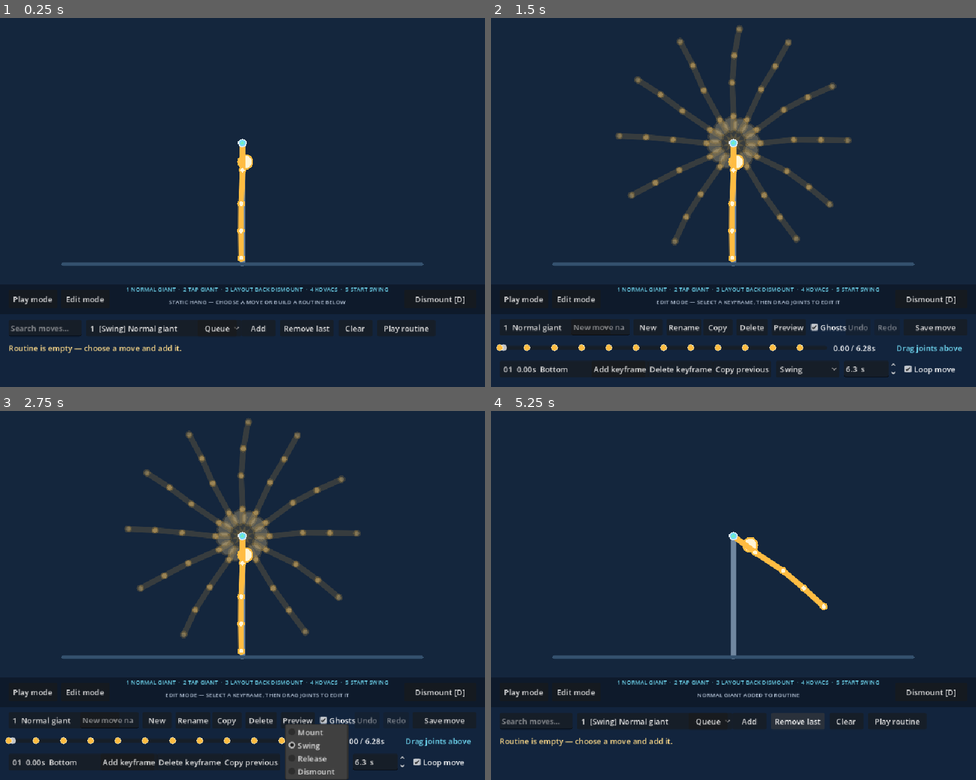
Above: before the commit, frames 1-4 (two rows, left to right).
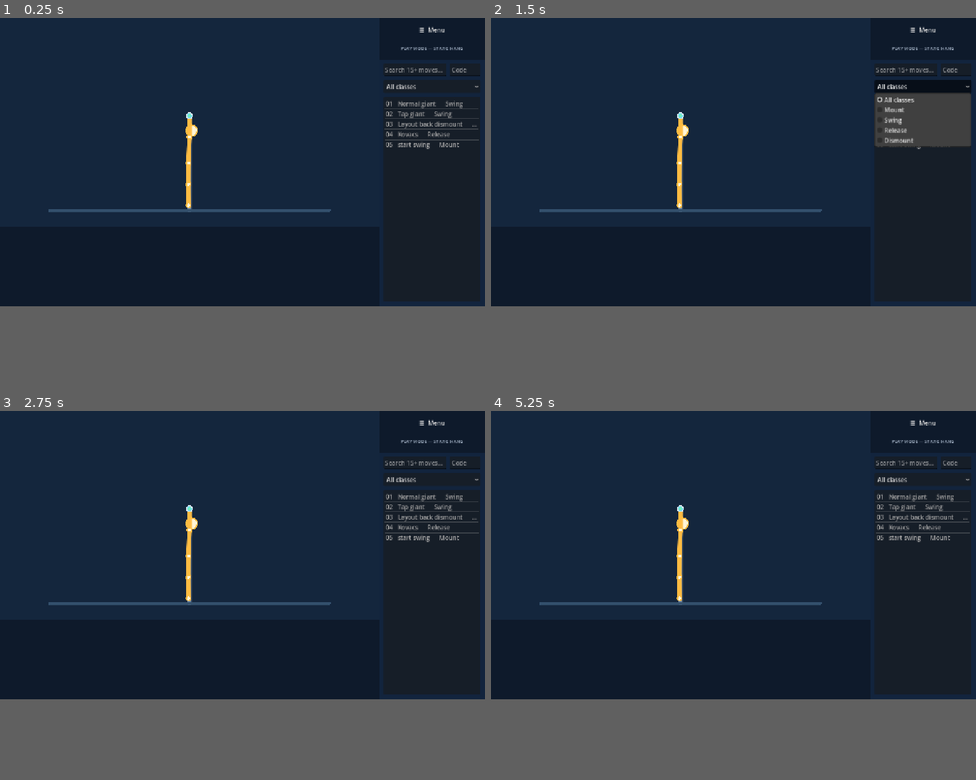
Above: after the commit, the same moments.

Repository: waynelaker/Stick-
Game: Godot game, scene res://main.tscn
Two runs of this game, one before a commit and one after it. Both use one fixed random seed, a clock stepped at 60 frames per second and the inputs below.
Inputs (mouse positions are in pixels of both pictures, inside the frame that each line leads up to):
- Up to frame 1 (0.25 s): no input
- Up to frame 2 (1.5 s): click (578, 298) at 0.5 s, where only the run before the commit has a clickable "Edit mode"; click (922, 106) at 1.25 s, where only the run after the commit has a clickable "All classes"
- Up to frame 3 (2.75 s): click (315, 761) at 2 s, where only the run before the commit has a clickable "Swing"
- Up to frame 4 (5.25 s): click (524, 691) at 2.75 s, where only the run before the commit has a clickable "Play mode"; click (709, 720) at 3.5 s, where only the run before the commit has a clickable "Queue"; click (748, 720) at 4.25 s, where only the run before the commit has a clickable "Add"; click (796, 720) at 5 s, where only the run before the commit has a clickable "Remove last"
The window is 800x608 before the commit and 800x475 after it. Grey fills any space a smaller window leaves; there, only what the larger window draws over its background counts as a difference.

The runs differ from the first frame. In frame 1, 5.6% of the frame differs, in the area x 1-99%, y 2-91%; in frame 2, 14%, in the area x 1-99%, y 1-98%; in frame 3, 13%; in frame 4, 5.9%.

Commit message:
feat: Update UI controls and add mode selection for improved user experience

Diff:
--- a/project.godot
+++ b/project.godot
@@ -16,9 +16,9 @@
 
 [display]
 
-window/size/viewport_width=1000
+window/size/viewport_width=1280
 window/size/viewport_height=760
-window/size/window_width_override=1000
+window/size/window_width_override=1280
 window/size/window_height_override=760
 window/stretch/mode="canvas_items"
 
--- a/scripts/game.gd
+++ b/scripts/game.gd
@@ -5,14 +5,22 @@
 var selected_move := 0
 var selected_keyframe := -1
 var edit_mode := false
+var current_mode := "play"
 var updating_ui := false
 
 var status: Label
-var move_legend: Label
+var play_panel: Control
 var editor_panel: Control
 var routine_panel: Control
-var move_search: LineEdit
-var routine_move_select: OptionButton
+var play_search: LineEdit
+var play_code: LineEdit
+var play_class_filter: OptionButton
+var play_move_list: ItemList
+var play_move_indices: Array[int] = []
+var routine_search: LineEdit
+var routine_code: LineEdit
+var routine_class_filter: OptionButton
+var routine_move_list: ItemList
 var routine_sequence_label: Label
 var routine_move_indices: Array[int] = []
 var move_select: OptionButton
@@ -54,6 +62,7 @@
 	_build_interface()
 	_refresh_moves()
 	_refresh_keyframes()
+	_set_mode("play")
 
 func _process(_delta: float) -> void:
 	if edit_mode and gymnast.playing:
@@ -80,40 +89,25 @@
 func _build_interface() -> void:
 	var layer := CanvasLayer.new()
 	add_child(layer)
-	var play_mode := Button.new()
-	play_mode.position = Vector2(18, 560)
-	play_mode.size = Vector2(100, 38)
-	play_mode.text = "Play mode"
-	play_mode.pressed.connect(func(): _set_mode(false))
-	layer.add_child(play_mode)
-	var edit_mode_button := Button.new()
-	edit_mode_button.position = Vector2(126, 560)
-	edit_mode_button.size = Vector2(100, 38)
-	edit_mode_button.text = "Edit mode"
-	edit_mode_button.pressed.connect(func(): _set_mode(true))
-	layer.add_child(edit_mode_button)
+	var mode_menu := MenuButton.new()
+	mode_menu.position = Vector2(1012, 12)
+	mode_menu.size = Vector2(256, 38)
+	mode_menu.text = "☰  Menu"
+	mode_menu.get_popup().add_item("Play mode", 0)
+	mode_menu.get_popup().add_item("Edit mode", 1)
+	mode_menu.get_popup().add_item("Routine mode", 2)
+	mode_menu.get_popup().id_pressed.connect(_on_mode_menu_selected)
+	layer.add_child(mode_menu)
 	status = Label.new()
-	status.position = Vector2(246, 576)
-	status.size = Vector2(570, 28)
+	status.position = Vector2(1012, 58)
+	status.size = Vector2(256, 44)
 	status.horizontal_alignment = HORIZONTAL_ALIGNMENT_CENTER
+	status.vertical_alignment = VERTICAL_ALIGNMENT_CENTER
+	status.autowrap_mode = TextServer.AUTOWRAP_WORD_SMART
 	status.text = "STATIC HANG — CHOOSE A MOVE OR BUILD A ROUTINE BELOW"
 	status.add_theme_font_size_override("font_size", 12)
 	status.add_theme_color_override("font_color", Color("#b5c4d8"))
 	layer.add_child(status)
-	move_legend = Label.new()
-	move_legend.position = Vector2(246, 550)
-	move_legend.size = Vector2(570, 22)
-	move_legend.horizontal_alignment = HORIZONTAL_ALIGNMENT_CENTER
-	move_legend.text = _play_shortcut_legend()
-	move_legend.add_theme_font_size_override("font_size", 12)
-	move_legend.add_theme_color_override("font_color", Color("#72ddf7"))
-	layer.add_child(move_legend)
-	var dismount_button := Button.new()
-	dismount_button.position = Vector2(834, 560)
-	dismount_button.size = Vector2(148, 38)
-	dismount_button.text = "Dismount [D]"
-	dismount_button.pressed.connect(_queue_dismount)
-	layer.add_child(dismount_button)
 
 	editor_panel = Control.new()
 	editor_panel.position = Vector2(0, 610)
@@ -210,12 +204,6 @@
 	time_label.position = Vector2(706, 58)
 	time_label.size = Vector2(125, 24)
 	editor_panel.add_child(time_label)
-	var drag_help := Label.new()
-	drag_help.position = Vector2(836, 58)
-	drag_help.size = Vector2(150, 24)
-	drag_help.text = "Drag joints above"
-	drag_help.add_theme_color_override("font_color", Color("#72ddf7"))
-	editor_panel.add_child(drag_help)
 
 	keyframe_select = OptionButton.new()
 	keyframe_select.position = Vector2(18, 96)
@@ -252,38 +240,91 @@
 	editor_panel.add_child(loop_input)
 
 	editor_panel.visible = false
+	_build_play_panel(layer)
 	_build_routine_panel(layer)
 	_update_history_buttons()
 
+func _panel_background(panel: Control) -> void:
+	var background := ColorRect.new()
+	background.size = panel.size
+	background.color = Color("#12243d")
+	background.mouse_filter = Control.MOUSE_FILTER_IGNORE
+	panel.add_child(background)
+
+func _make_class_filter(parent: Control, position: Vector2) -> OptionButton:
+	var filter := OptionButton.new()
+	filter.position = position
+	filter.size = Vector2(130, 34)
+	for label in ["All classes", "Mount", "Swing", "Release", "Dismount"]:
+		filter.add_item(label)
+	parent.add_child(filter)
+	return filter
+
+func _build_play_panel(layer: CanvasLayer) -> void:
+	play_panel = Control.new()
+	play_panel.position = Vector2(1000, 110)
+	play_panel.size = Vector2(280, 650)
+	layer.add_child(play_panel)
+	_panel_background(play_panel)
+	play_search = LineEdit.new()
+	play_search.position = Vector2(12, 10)
+	play_search.size = Vector2(166, 34)
+	play_search.placeholder_text = "Search 15+ moves…"
+	play_search.text_changed.connect(func(_text): _refresh_move_browsers())
+	play_panel.add_child(play_search)
+	play_code = LineEdit.new()
+	play_code.position = Vector2(188, 10)
+	play_code.size = Vector2(80, 34)
+	play_code.placeholder_text = "Code"
+	play_code.text_submitted.connect(_perform_move_code)
+	play_panel.add_child(play_code)
+	play_class_filter = _make_class_filter(play_panel, Vector2(12, 54))
+	play_class_filter.size.x = 256
+	play_class_filter.item_selected.connect(func(_index): _refresh_move_browsers())
+	play_move_list = ItemList.new()
+	play_move_list.position = Vector2(12, 98)
+	play_move_list.size = Vector2(256, 540)
+	play_move_list.select_mode = ItemList.SELECT_SINGLE
+	play_move_list.allow_reselect = true
+	play_move_list.add_theme_font_size_override("font_size", 16)
+	play_move_list.item_selected.connect(_perform_play_list_item)
+	play_panel.add_child(play_move_list)
+
 func _build_routine_panel(layer: CanvasLayer) -> void:
 	routine_panel = Control.new()
-	routine_panel.position = Vector2(0, 610)
-	routine_panel.size = Vector2(1000, 150)
+	routine_panel.position = Vector2(1000, 110)
+	routine_panel.size = Vector2(280, 650)
 	layer.add_child(routine_panel)
-	var background := ColorRect.new()
-	background.size = routine_panel.size
-	background.color = Color("#12243d")
-	background.mouse_filter = Control.MOUSE_FILTER_IGNORE
-	routine_panel.add_child(background)
-	move_search = LineEdit.new()
-	move_search.position = Vector2(18, 12)
-	move_search.size = Vector2(150, 34)
-	move_search.placeholder_text = "Search moves…"
-	move_search.text_changed.connect(func(_text): _refresh_play_move_picker())
-	move_search.text_submitted.connect(func(_text): _queue_picker_move())
-	routine_panel.add_child(move_search)
-	routine_move_select = OptionButton.new()
-	routine_move_select.position = Vector2(178, 12)
-	routine_move_select.size = Vector2(220, 34)
-	routine_panel.add_child(routine_move_select)
-	_add_editor_button(routine_panel, "Queue", Vector2(408, 12), _queue_picker_move, 80)
-	_add_editor_button(routine_panel, "Add", Vector2(498, 12), _add_to_routine, 70)
-	_add_editor_button(routine_panel, "Remove last", Vector2(578, 12), _remove_routine_last, 110)
-	_add_editor_button(routine_panel, "Clear", Vector2(698, 12), _clear_routine, 70)
-	_add_editor_button(routine_panel, "Play routine", Vector2(778, 12), _play_routine, 120)
+	_panel_background(routine_panel)
+	routine_search = LineEdit.new()
+	routine_search.position = Vector2(12, 10)
+	routine_search.size = Vector2(166, 34)
+	routine_search.placeholder_text = "Search moves…"
+	routine_search.text_changed.connect(func(_text): _refresh_move_browsers())
+	routine_panel.add_child(routine_search)
+	routine_code = LineEdit.new()
+	routine_code.position = Vector2(188, 10)
+	routine_code.size = Vector2(80, 34)
+	routine_code.placeholder_text = "Code"
+	routine_code.text_submitted.connect(_add_routine_move_code)
+	routine_panel.add_child(routine_code)
+	routine_class_filter = _make_class_filter(routine_panel, Vector2(12, 54))
+	routine_class_filter.size.x = 256
+	routine_class_filter.item_selected.connect(func(_index): _refresh_move_browsers())
+	routine_move_list = ItemList.new()
+	routine_move_list.position = Vector2(12, 98)
+	routine_move_list.size = Vector2(256, 270)
+	routine_move_list.select_mode = ItemList.SELECT_SINGLE
+	routine_move_list.allow_reselect = true
+	routine_move_list.add_theme_font_size_override("font_size", 15)
+	routine_move_list.item_selected.connect(func(_index): _add_to_routine())
+	routine_panel.add_child(routine_move_list)
+	_add_editor_button(routine_panel, "Remove last", Vector2(12, 378), _remove_routine_last, 122)
+	_add_editor_button(routine_panel, "Clear", Vector2(146, 378), _clear_routine, 122)
+	_add_editor_button(routine_panel, "Play routine", Vector2(12, 422), _play_routine, 256)
 	routine_sequence_label = Label.new()
-	routine_sequence_label.position = Vector2(18, 58)
-	routine_sequence_label.size = Vector2(964, 76)
+	routine_sequence_label.position = Vector2(12, 470)
+	routine_sequence_label.size = Vector2(256, 168)
 	routine_sequence_label.autowrap_mode = TextServer.AUTOWRAP_WORD_SMART
 	routine_sequence_label.add_theme_font_size_override("font_size", 16)
 	routine_sequence_label.add_theme_color_override("font_color", Color("#ffdc8a"))
@@ -299,9 +340,12 @@
 	parent.add_child(button)
 
 func _add_to_routine() -> void:
-	var index := _selected_picker_skill_index()
+	var index := _selected_list_skill_index(routine_move_list, routine_move_indices)
 	if index < 0:
 		return
+	_add_skill_index_to_routine(index)
+
+func _add_skill_index_to_routine(index: int) -> void:
 	var move := skills[index]
 	var move_class := str(move.get("move_class", "swing"))
 	if move_class == "mount":
@@ -322,19 +366,41 @@
 	_refresh_routine_display()
 	status.text = "%s ADDED TO ROUTINE" % str(move.name).to_upper()
 
-func _queue_picker_move() -> void:
-	var index := _selected_picker_skill_index()
+func _add_routine_move_code(code: String) -> void:
+	var index := _skill_index_from_code(code)
 	if index < 0:
-		status.text = "NO MATCHING MOVE SELECTED"
-		return
+		status.text = "UNKNOWN MOVE CODE"
+		return
+	routine_code.clear()
+	_add_skill_index_to_routine(index)
+
+func _perform_play_list_item(item_index: int) -> void:
+	if item_index < 0 or item_index >= play_move_indices.size():
+		return
+	_cancel_routine_playback()
+	status.text = gymnast.queue_skill(skills[play_move_indices[item_index]]).to_upper()
+
+func _perform_move_code(code: String) -> void:
+	var index := _skill_index_from_code(code)
+	if index < 0:
+		status.text = "UNKNOWN MOVE CODE"
+		return
+	play_code.clear()
 	_cancel_routine_playback()
 	status.text = gymnast.queue_skill(skills[index]).to_upper()
 
-func _selected_picker_skill_index() -> int:
-	var selection := routine_move_select.selected
-	if selection < 0 or selection >= routine_move_indices.size():
+func _skill_index_from_code(code: String) -> int:
+	var cleaned := code.strip_edges()
+	if not cleaned.is_valid_int():
 		return -1
-	return routine_move_indices[selection]
+	var index := int(cleaned) - 1
+	return index if index >= 0 and index < skills.size() else -1
+
+func _selected_list_skill_index(list: ItemList, indices: Array[int]) -> int:
+	var selected := list.get_selected_items()
+	if selected.is_empty() or selected[0] < 0 or selected[0] >= indices.size():
+		return -1
+	return indices[selected[0]]
 
 func _routine_has_class(move_class: String) -> bool:
 	for move in routine:
@@ -403,19 +469,30 @@
 		routine_playing = false
 		_refresh_routine_display()
 
-func _set_mode(wants_edit: bool) -> void:
+func _on_mode_menu_selected(id: int) -> void:
+	var modes: Array[String] = ["play", "edit", "routine"]
+	_set_mode(modes[clampi(id, 0, 2)])
+
+func _set_mode(mode: String) -> void:
 	_cancel_routine_playback()
-	edit_mode = wants_edit
+	current_mode = mode
+	edit_mode = mode == "edit"
+	play_panel.visible = mode == "play"
 	editor_panel.visible = edit_mode
-	routine_panel.visible = not edit_mode
+	routine_panel.visible = mode == "routine"
 	gymnast.set_editor_enabled(edit_mode)
 	if edit_mode:
 		gymnast.set_skill(skills[selected_move], false)
-		status.text = "EDIT MODE — SELECT A KEYFRAME, THEN DRAG JOINTS TO EDIT IT"
+		status.text = "EDIT MODE"
 		_refresh_keyframes()
+	elif mode == "routine":
+		gymnast.set_idle_hang()
+		status.text = "ROUTINE MODE"
+		_refresh_move_browsers()
 	else:
 		gymnast.set_idle_hang()
-		status.text = "STATIC HANG — CHOOSE A MOVE OR BUILD A ROUTINE BELOW"
+		status.text = "PLAY MODE — STATIC HANG"
+		_refresh_move_browsers()
 
 func _on_move_selected(index: int) -> void:
 	if updating_ui:
@@ -433,26 +510,32 @@
 		var shortcut := "%s  " % SKILL_SHORTCUT_LABELS[index] if index < SKILL_SHORTCUT_LABELS.size() else ""
 		move_select.add_item("%s%s" % [shortcut, str(skills[index].name)])
 	move_select.select(clampi(selected_move, 0, skills.size() - 1))
-	if routine_move_select != null:
-		_refresh_play_move_picker()
-	if move_legend != null:
-		move_legend.text = _play_shortcut_legend()
+	_refresh_move_browsers()
 	updating_ui = false
 
-func _refresh_play_move_picker() -> void:
-	if routine_move_select == null:
-		return
-	var query := move_search.text.strip_edges().to_lower() if move_search != null else ""
-	routine_move_select.clear()
-	routine_move_indices.clear()
+func _refresh_move_browsers() -> void:
+	_populate_move_browser(play_move_list, play_move_indices, play_search, play_class_filter)
+	_populate_move_browser(routine_move_list, routine_move_indices, routine_search, routine_class_filter)
+
+func _populate_move_browser(list: ItemList, indices: Array[int], search: LineEdit, class_filter: OptionButton) -> void:
+	if list == null:
+		return
+	var query := search.text.strip_edges().to_lower() if search != null else ""
+	var wanted_class := ""
+	if class_filter != null and class_filter.selected > 0:
+		wanted_class = class_filter.get_item_text(class_filter.selected).to_lower()
+	list.clear()
+	indices.clear()
 	for index in range(skills.size()):
 		var move_name_text := str(skills[index].name)
-		var move_class := str(skills[index].get("move_class", "swing")).capitalize()
-		if not query.is_empty() and not move_name_text.to_lower().contains(query) and not move_class.to_lower().contains(query):
+		var move_class := str(skills[index].get("move_class", "swing"))
+		if not wanted_class.is_empty() and move_class != wanted_class:
 			continue
-		var shortcut := "%s  " % SKILL_SHORTCUT_LABELS[index] if index < SKILL_SHORTCUT_LABELS.size() else ""
-		routine_move_select.add_item("%s[%s] %s" % [shortcut, move_class, move_name_text])
-		routine_move_indices.append(index)
+		var code := "%02d" % (index + 1)
+		if not query.is_empty() and not move_name_text.to_lower().contains(query) and not move_class.contains(query) and not code.contains(query):
+			continue
+		list.add_item("%s   %s\n      %s" % [code, move_name_text, move_class.capitalize()])
+		indices.append(index)
 
 func _refresh_keyframes() -> void:
 	updating_ui = true
@@ -807,6 +890,14 @@
 		return
 	if edit_mode:
 		return
+	if current_mode == "routine":
+		if event.is_action_pressed("release_catch"):
+			gymnast.playing = not gymnast.playing
+		elif event.is_action_pressed("restart"):
+			_cancel_routine_playback()
+			gymnast.set_idle_hang()
+			status.text = "ROUTINE RESET"
+		return
 	for index in range(mini(skills.size(), SKILL_SHORTCUT_KEYS.size())):
 		if event.is_action_pressed(_skill_action(index)):
 			_cancel_routine_playback()
@@ -877,4 +968,4 @@
 	InputMap.action_add_event(action, key_event)
 
 func _draw() -> void:
-	draw_rect(Rect2(0, 0, 1000, 760), Color("#0e1a2b"))
+	draw_rect(Rect2(0, 0, 1280, 760), Color("#0e1a2b"))
Not shown, changed: README.md
